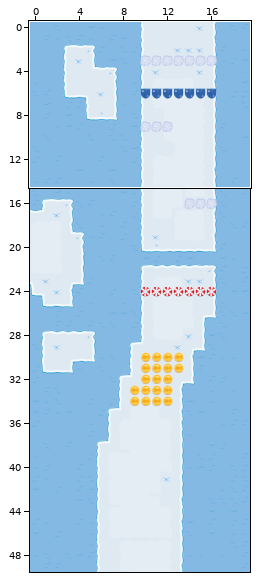
A Tiled map gets an edit: android/assets/maps/tutorial.tmx. The first picture is a wide view before the edit; the outline marks the close-up.
Close-up. First the earlier version:
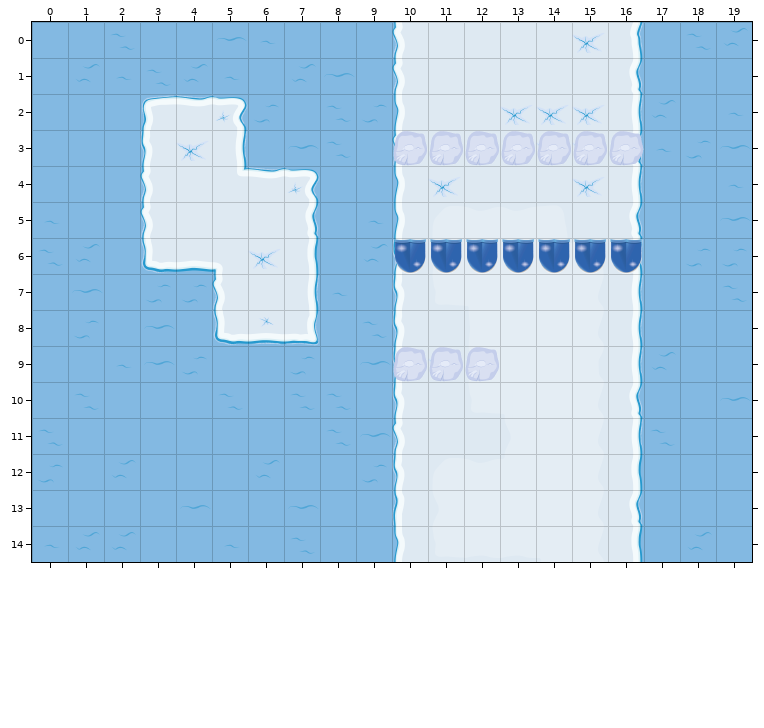
Cells are 160x160 px. Shown: x 0..19, y 0..14. The commit also changed other parts of the map, which this record leaves out.
Once edited:
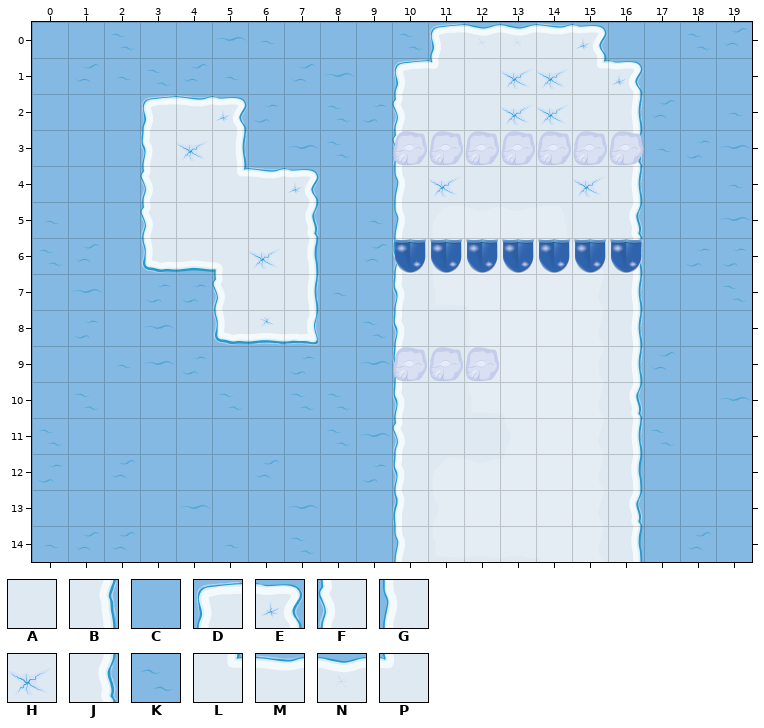
Key: from "Map v2": A 6, B 10, C 11, D 22, E 23, F 25, G 35, H 36, J 40, K 41, L 50, M 51, N 52, P 55.
_ is an empty cell.
What changed:
Layer "Floor":
The author changed tile H to tile A in row 2 at x 15.
The author changed tile B to tile C in row 0 at x 16.
The author changed tile A to tile D in row 0 at x 11.
The author changed tile F to tile D in row 1 at x 10.
The author changed tile H to tile E in row 0 at x 15.
The author changed tile J to tile E in row 1 at x 16.
The author changed tile G to tile F in row 2 at x 10.
The author changed tile A to tile H in row 1 at x 13 to 14.
The author changed tile F to tile K in row 0 at x 10.
The author changed tile A to tile L in row 1 at x 15.
The author changed tile A to tile M in row 0 at x 14.
The author changed tile A to tile N in row 0 at x 12 to 13.
The author changed tile A to tile P in row 1 at x 11.
Changed places in both close-ups, as pixel boxes (x1, y1, x2, y2):
changed: (392, 22, 644, 129)
